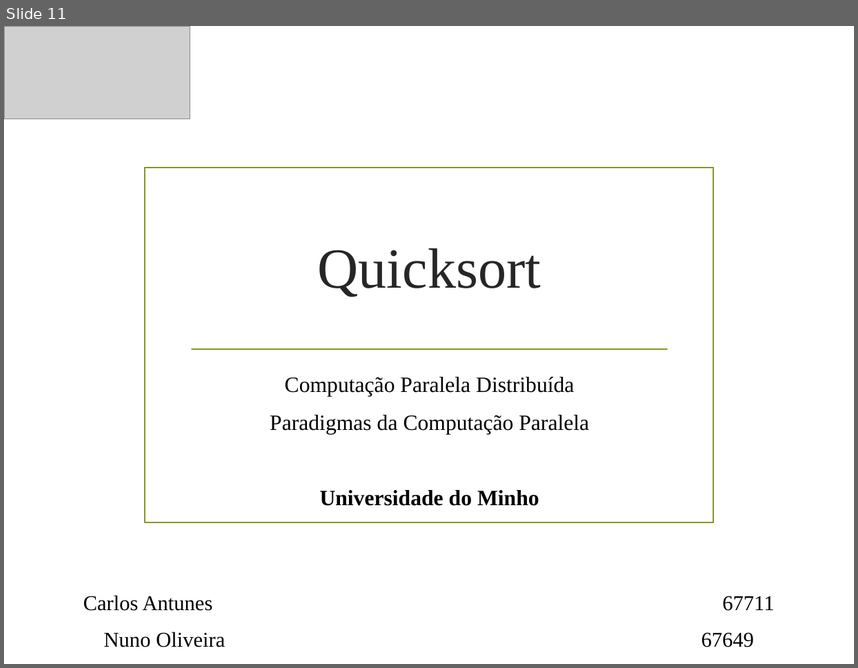
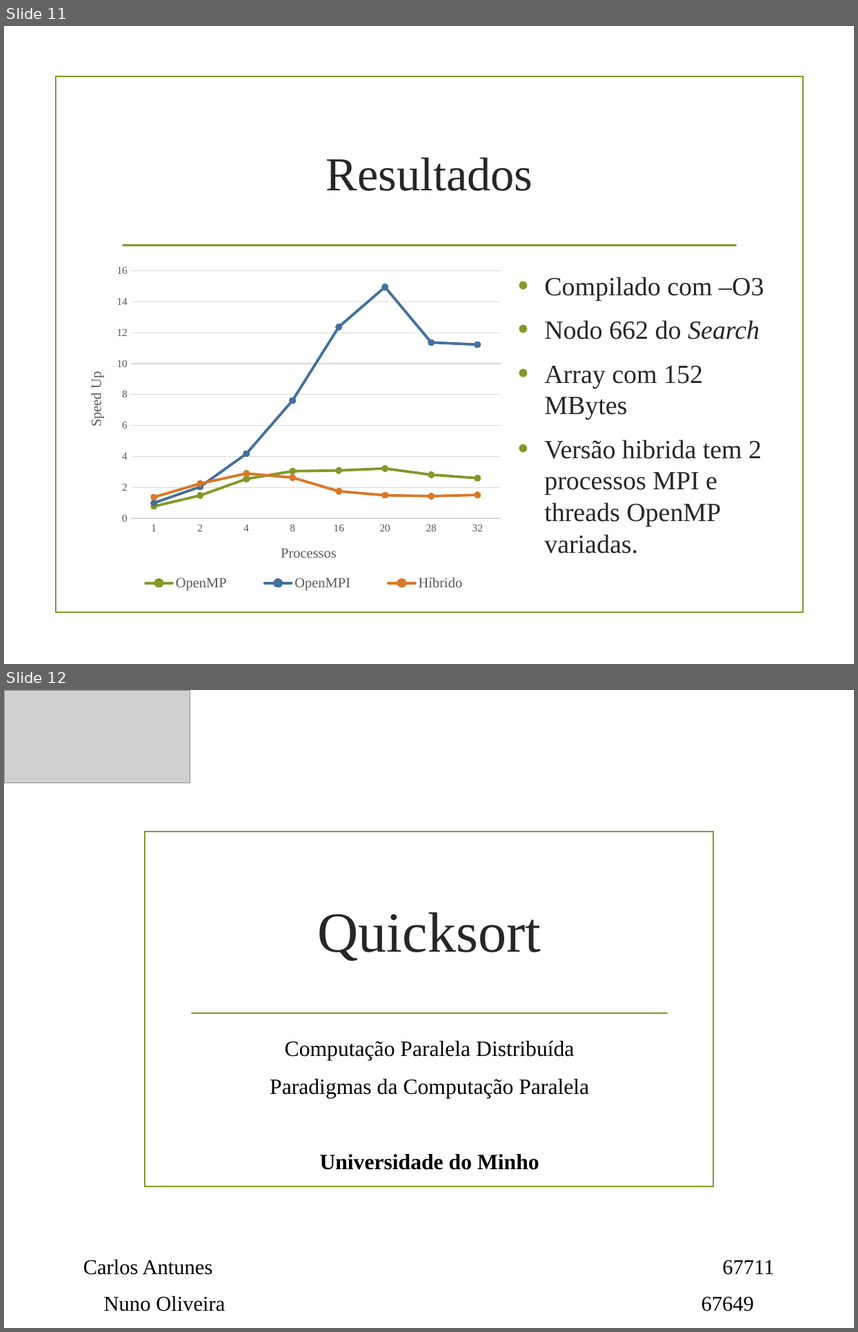
Before and after one commit to NunoOliv/PCP-Trabalho2_3, a slide deck: Apresentação.pptx. Shown one above the other, each under a label of ours: slide 11 before the commit, slides 11 and 12 after it. The pictures are 858x668 and 858x1332 pixels, drawn with LibreOffice and Linux fonts; fonts in the diff are those of the drawing; grey boxes stand for pictures; background and template pictures are left out. Boxes give left, top, right and bottom in pixels: in the first picture for what was removed or moved away, otherwise in the second. Text is boxed around its words. In the diff, an @@ line names an element or a change of style, - is before the commit and + after.

```diff
--- a/Apresentação.pptx
+++ b/Apresentação.pptx
@@ slide 11 added at (4, 26, 854, 664), background picture (left out) @@
@@ rectangle added at (56, 76, 803, 612), outline #83992A 1.25 pt @@
@@ title added at (326, 157, 533, 191), 40 pt, text #262626 @@
+Resultados
@@ line added from (123, 245) to (736, 245), #83992A 1.25 pt @@
@@ line chart added at (70, 257, 510, 606) @@
+categories: 1, 2, 4, 8, 16, 20, 28, 32
+OpenMP: 0.8, 1.5, 2.5, 3, 3.1, 3.2, 2.8, 2.6
+OpenMPI: 1, 2, 4.2, 7.6, 12.4, 15, 11.4, 11.2
+Híbrido: 1.4, 2.2, 2.9, 2.6, 1.7, 1.5, 1.4, 1.5
@@ text added at (544, 276, 764, 553), 22.2 pt, text #262626 @@
+• Compilado com –O3
+• Nodo 662 do Search
+• Array com 152 MBytes
+• Versão hibrida tem 2 processos MPI e threads OpenMP variadas.
@@ what was slide 11 is now slide 12 @@
```
Also in this commit, not shown: 1 slide changed, 1 other file.
